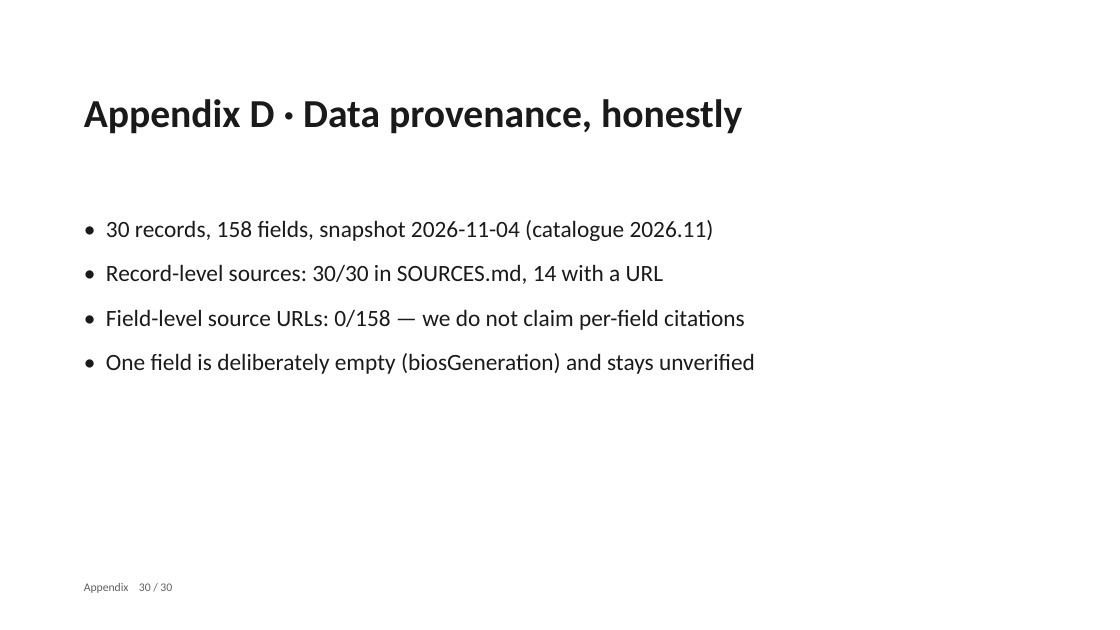
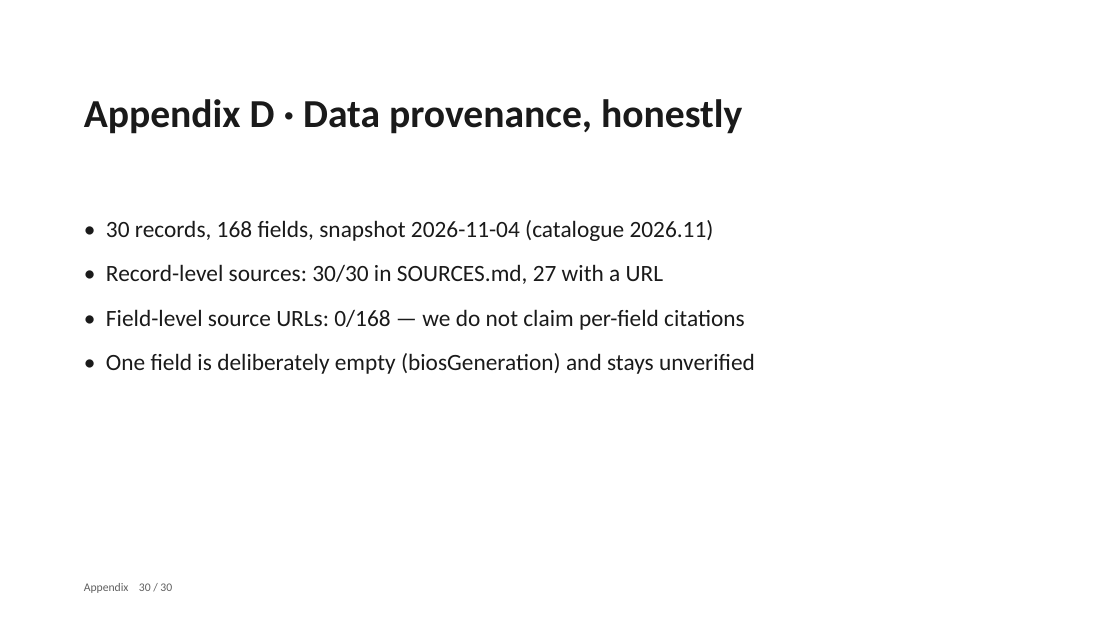
Before and after one commit to pc-buildmate/pcbuildmate, a slide deck: slide 30 of materials/source/Defense_Deck.pptx. Drawn at 1120x630 pixels with LibreOffice and Linux fonts; fonts in the diff are those of the drawing. Boxes give left, top, right and bottom in pixels: in the first picture for what was removed or moved away, otherwise in the second. Text is boxed around its words. In the diff, an @@ line names an element or a change of style, - is before the commit and + after.

```diff
--- a/materials/source/Defense_Deck.pptx
+++ b/materials/source/Defense_Deck.pptx
@@ text at [106, 220, 745, 330]: text changed @@
-• 30 records, 158 fields, snapshot 2026-11-04 (catalogue 2026.11)
-• Record-level sources: 30/30 in SOURCES.md, 14 with a URL
-• Field-level source URLs: 0/158 — we do not claim per-field citations
+• 30 records, 168 fields, snapshot 2026-11-04 (catalogue 2026.11)
+• Record-level sources: 30/30 in SOURCES.md, 27 with a URL
+• Field-level source URLs: 0/168 — we do not claim per-field citations
```
Also in this commit, not shown: 2 other slides changed, 8 other files.
